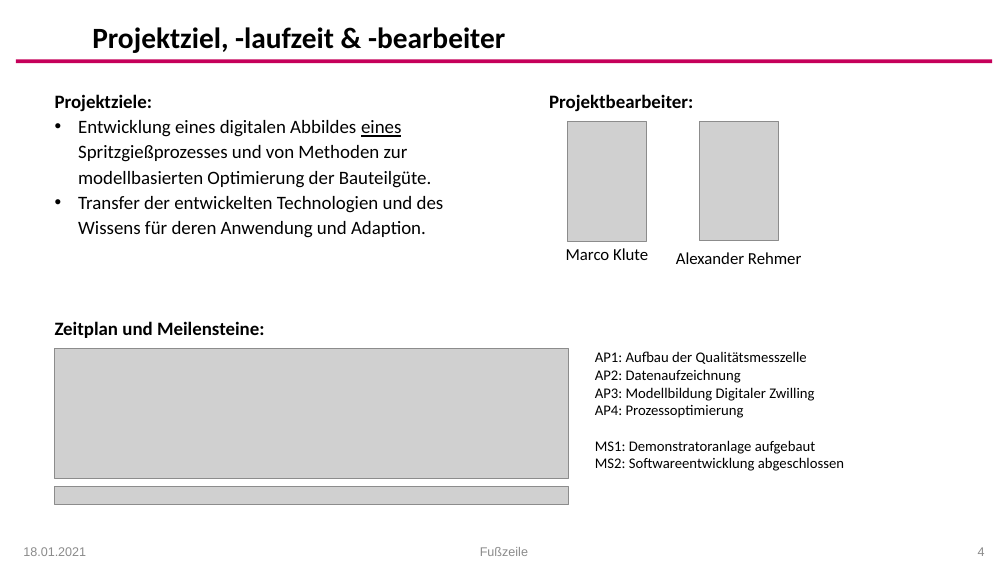
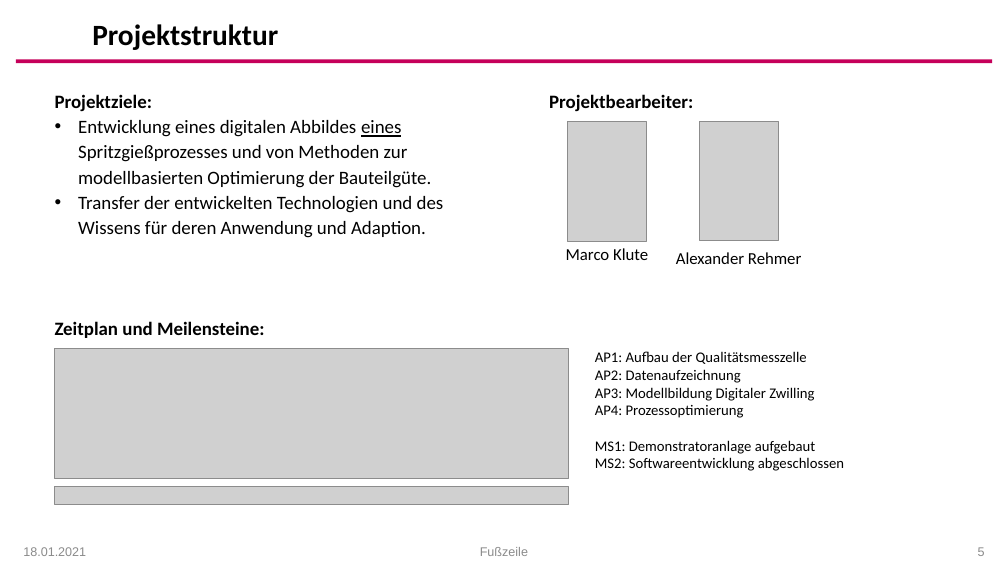
Before and after one commit to arehmer/DigitalTwinInjectionMoulding, a slide deck: slide 5 of Präsentationen/Kick-Off_Agenda.pptx (slide 4 before the commit). Drawn at 1008x567 pixels with LibreOffice and Linux fonts; fonts in the diff are those of the drawing; grey boxes stand for pictures; background and template pictures are left out. Boxes give left, top, right and bottom in pixels: in the first picture for what was removed or moved away, otherwise in the second. Text is boxed around its words. In the diff, an @@ line names an element or a change of style, - is before the commit and + after.

```diff
--- a/Präsentationen/Kick-Off_Agenda.pptx
+++ b/Präsentationen/Kick-Off_Agenda.pptx
@@ text at [92,24,278,50]: text changed @@
-Projektziel, -laufzeit & -bearbeiter
+Projektstruktur
@@ page number at [978,547,985,556]: text changed @@
-4
+5
```
Also in this commit, not shown: 22 other slides changed, 1 slide added, 1 slide removed, 4 other files.
